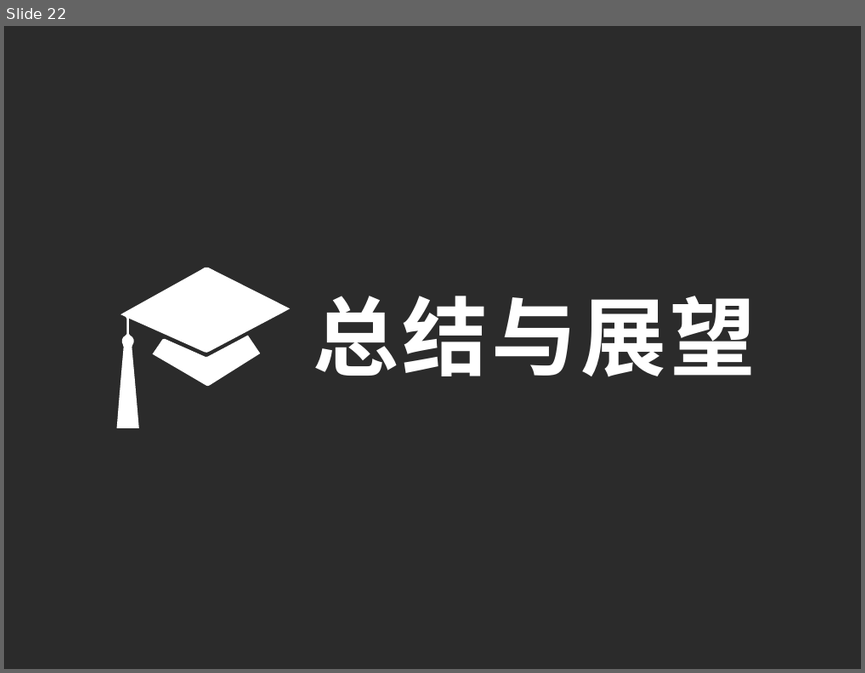
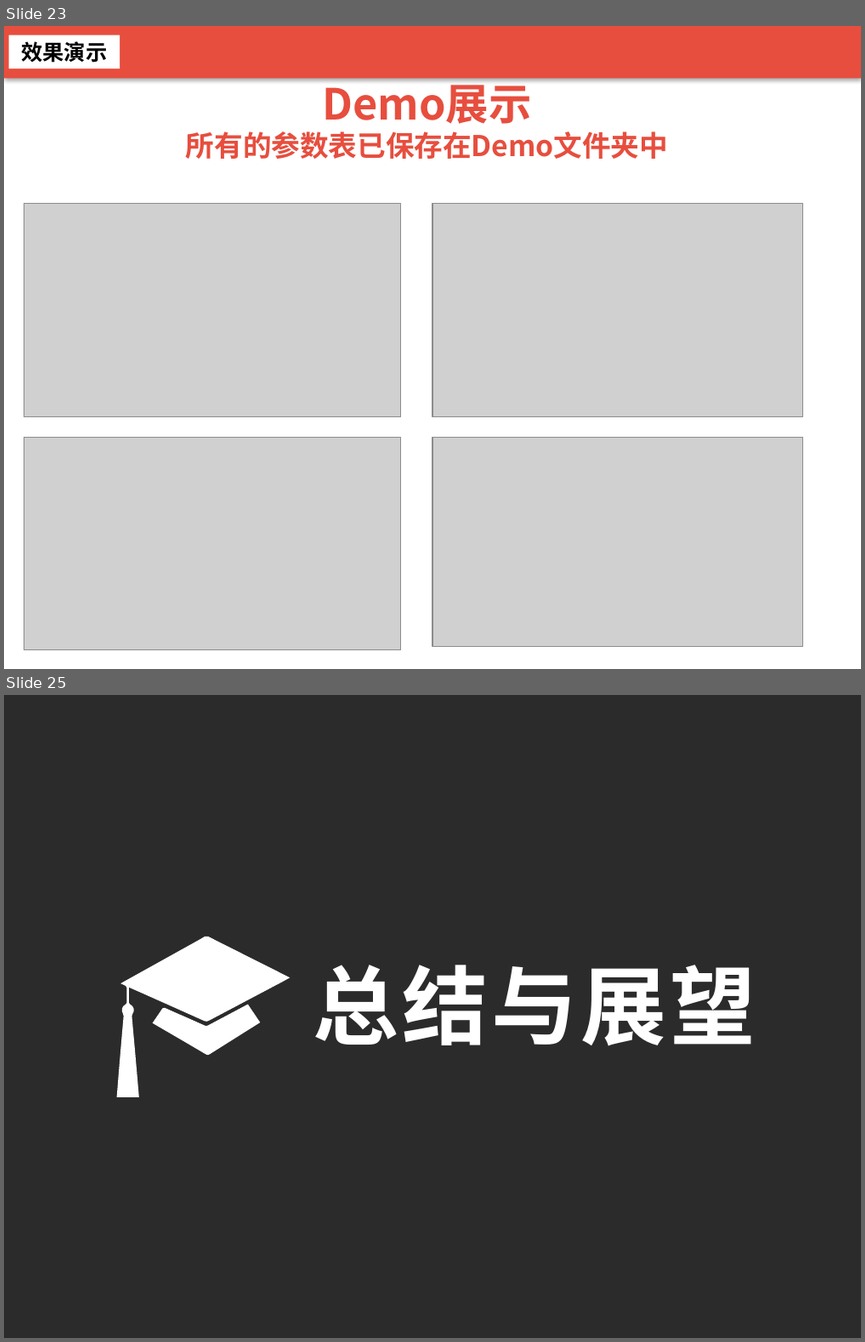
Before and after one commit to Karl0007/GaborNoise, a slide deck: GaborNoise实验报告.pptx. Shown one above the other, each under a label of ours: slide 22 before the commit, slides 23 and 25 after it; the slides between them are not shown. The pictures are 865x673 and 865x1342 pixels, drawn with LibreOffice and Linux fonts; fonts in the diff are those of the drawing; grey boxes stand for pictures; background and template pictures are left out; a plain dark background stands for a picture behind light text. Boxes give left, top, right and bottom in pixels: in the first picture for what was removed or moved away, otherwise in the second. Text is boxed around its words. In the diff, an @@ line names an element or a change of style, - is before the commit and + after.

```diff
--- a/GaborNoise实验报告.pptx
+++ b/GaborNoise实验报告.pptx
@@ slide 23 added at box(4, 26, 861, 669), background picture (left out) @@
@@ rectangle added at box(4, 26, 861, 78), fill #E74E3E @@
@@ rectangle added at box(9, 35, 120, 68), fill #FFFFFF, 18 pt, text #000000, bold @@
+效果演示
@@ text added at box(186, 76, 668, 159), 24 pt, text #E74E3E, bold @@
+Demo展示
+所有的参数表已保存在Demo文件夹中
@@ picture added at box(24, 204, 401, 416) @@
@@ picture added at box(432, 204, 802, 416) @@
@@ picture added at box(24, 437, 401, 650) @@
@@ picture added at box(432, 437, 802, 646) @@
@@ what was slide 22 is now slide 25 @@
```
Also in this commit, not shown: 5 slides changed, 2 other slides added, 21 other files.
